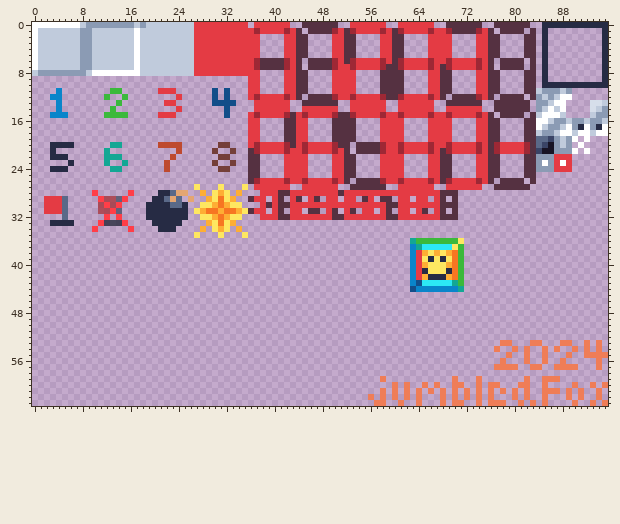
Two states of a sprite sheet, resources/spritesheet.png. The first picture shows the starting point.
The file is 96x64 pixels.
The same view after the edit:
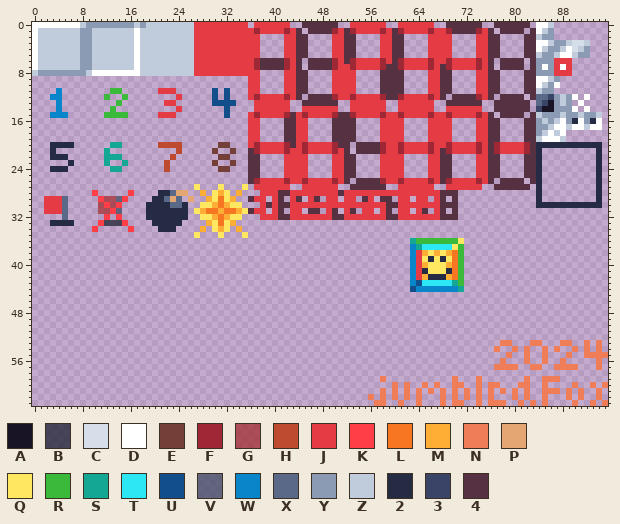
Palette (. is transparent): A #181425  B #1f2334bf  C #d6deea  D #ffffff  E #743f39  F #9e2835  G #a52e34bf  H #be4a2f  J #e43b44  K #ff3e48  L #f77622  M #feae34  N #ef7d57  P #e4a672  Q #fee761  R #3bb93b  S #13a794  T #2ce8f5  U #124e89  V #444e64bf  W #0985ca  X #5a6988  Y #8b9bb4  Z #c0cbdc  2 #262b44  3 #3a4466  4 #553141
The edit:
Changed rows in their new state; - is an unchanged pixel.
first column x 84:
 0 DDZ.........
 1 DZY--------.
 2 ZYY--------.
 3 DDZYYZCCZ--.
 4 DZYYZDCZY--.
 5 ZYYZDDZYY--.
 6 YYYJJJ-----.
 7 YDYJDJ-----.
 8 YYYJJJ-----.
 9 DDZY-------.
10 DZYD........
11 ---...------
12 XX3YZYD-D---
13 X3AYZY-D-...
14 3AAYYYD-D...
15 -YYY-YYZYYZ.
16 YZYZDY2DY2D.
17 YYZDDZDDZDD.
18 YZD--.......
19 ZDDD-..-.---
20 22222222222-
21 2......-.-2-
22 2.....----2-
23 2.....----2-
24 2.....----2-
25 2---------2-
26 2---------2-
27 2---------2-
28 2---------2-
29 2---------2-
30 22222222222-
Pixel boxes of the changes (left, top, right, bottom) in both pictures:
changed: (536, 22, 608, 208)
